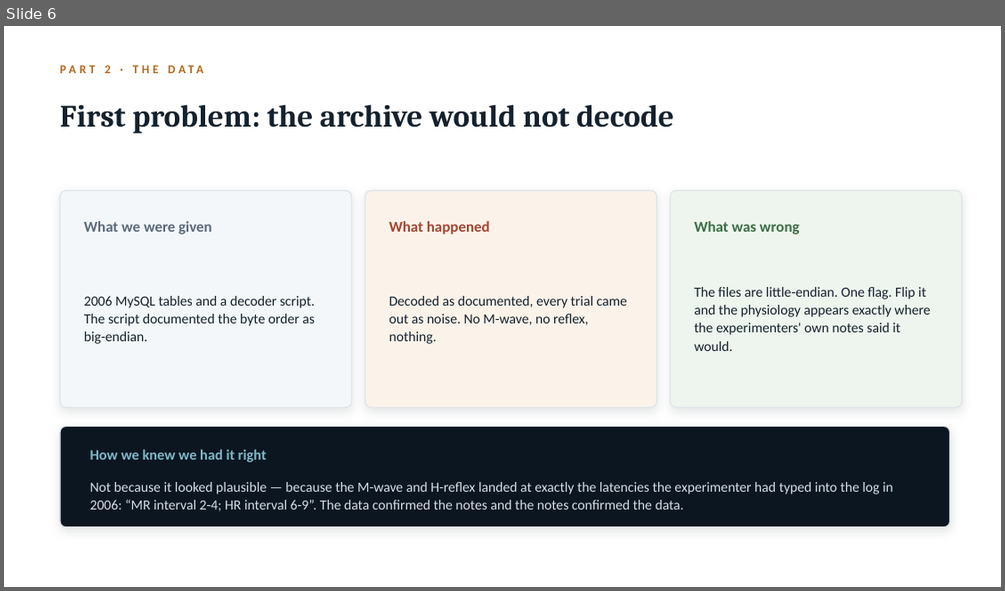
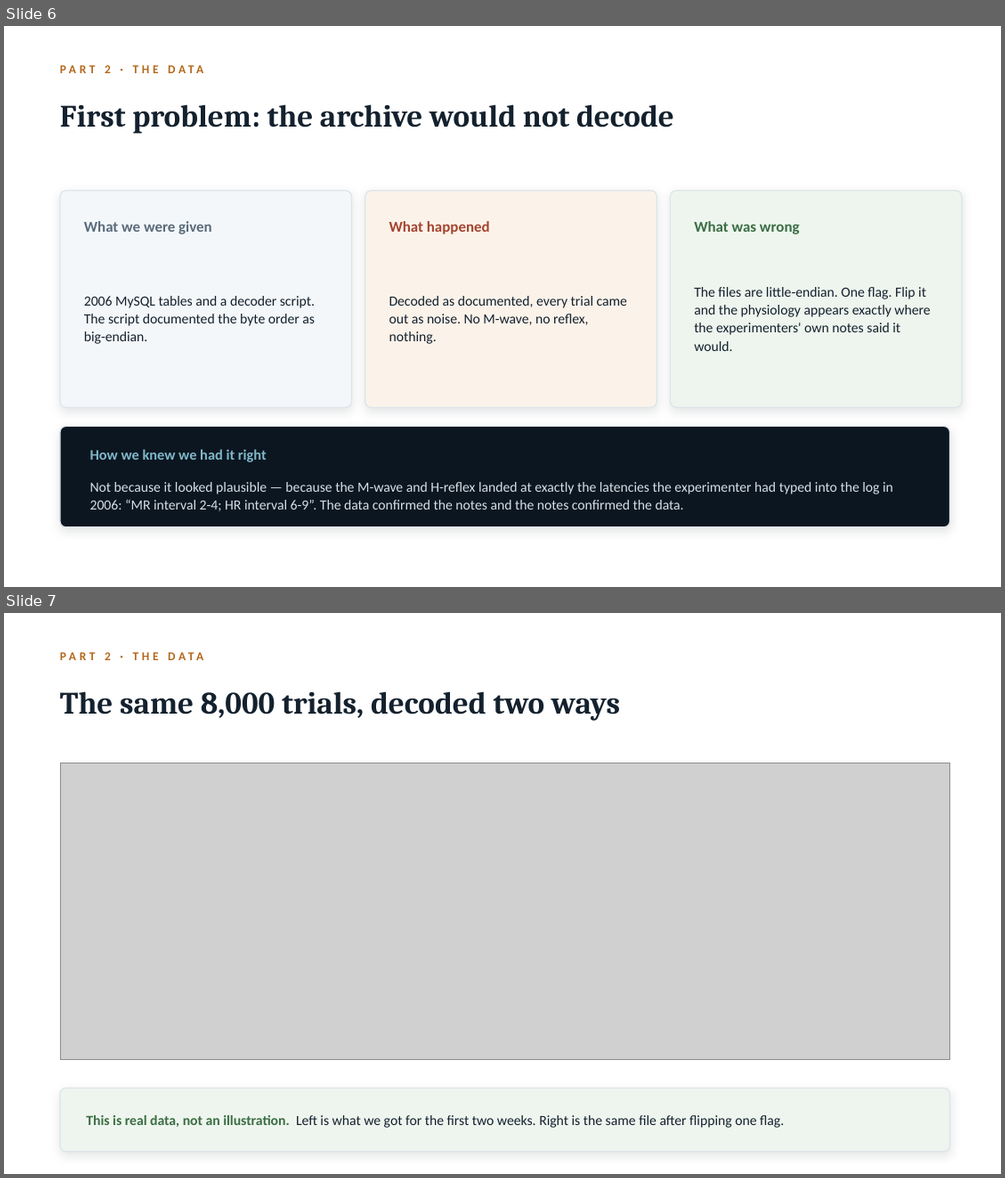
Before and after one commit to switchrao777/hroc-ncan, a slide deck: slides/HROC_Team_Presentation.pptx. Shown one above the other, each under a label of ours: slide 6 before the commit, slides 6 and 7 after it. The pictures are 1005x591 and 1005x1178 pixels, drawn with LibreOffice and Linux fonts; fonts in the diff are those of the drawing; grey boxes stand for pictures. Boxes give left, top, right and bottom in pixels: in the first picture for what was removed or moved away, otherwise in the second. Text is boxed around its words. In the diff, an @@ line names an element or a change of style, - is before the commit and + after.

Commit message:
Rework the group talk as a finished presentation
Ends on conclusions rather than by putting questions to the audience: a summary
of what can be claimed, a separate slide on what remains unsettled, a resources
slide with the project page and repository, and a closing acknowledgement.

Adds four data-driven visuals: the archive decoded correctly and incorrectly
side by side from the same 8,000 trials, the animal roster with trial counts and
outcomes, a three-panel summary of behaviour, prediction score and windows
beating their shuffle, and a project timeline.

```diff
--- a/slides/HROC_Team_Presentation.pptx
+++ b/slides/HROC_Team_Presentation.pptx
@@ slide 7 added at (4, 613, 1001, 1174), background #FFFFFF @@
@@ text added at (60, 652, 179, 1127), 11.5 pt, text #B4671A, bold @@
+PART 2 · THE DATA
@@ text added at (120, 691, 620, 721), 30 pt, text #14212E, bold @@
+The same 8,000 trials, decoded two ways
@@ picture added at (60, 763, 950, 1060) @@
@@ rounded rectangle added at (60, 1088, 950, 1151), fill #EEF5EE, outline #DDE4EA 1 pt @@
@@ text added at (86, 1115, 784, 1127), 13.5 pt, text #14212E @@
+This is real data, not an illustration. Left is what we got for the first two weeks. Right is the same file after flipping one flag.
```
Also in this commit, not shown: 7 other slides added, 1 slide removed, 5 other files.
